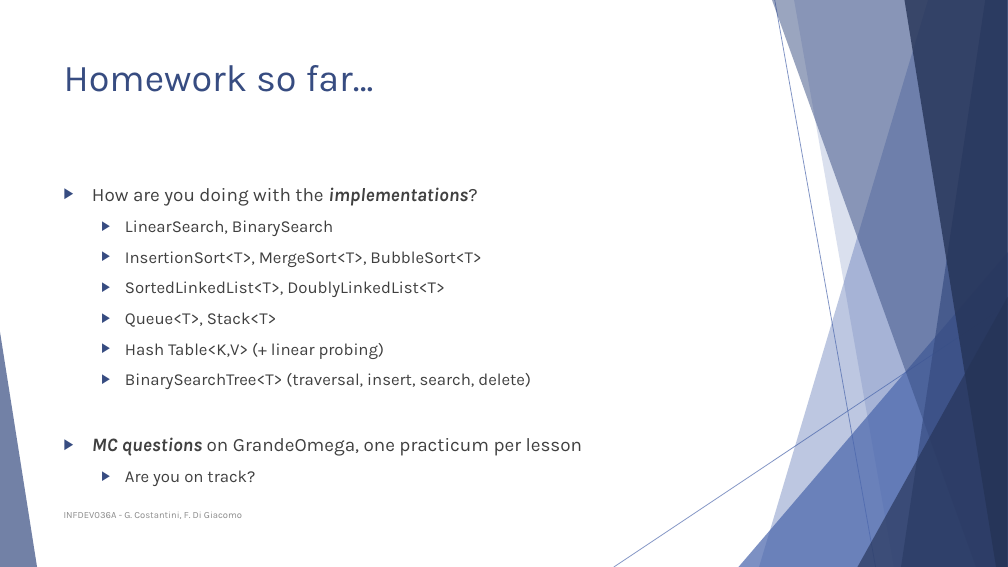
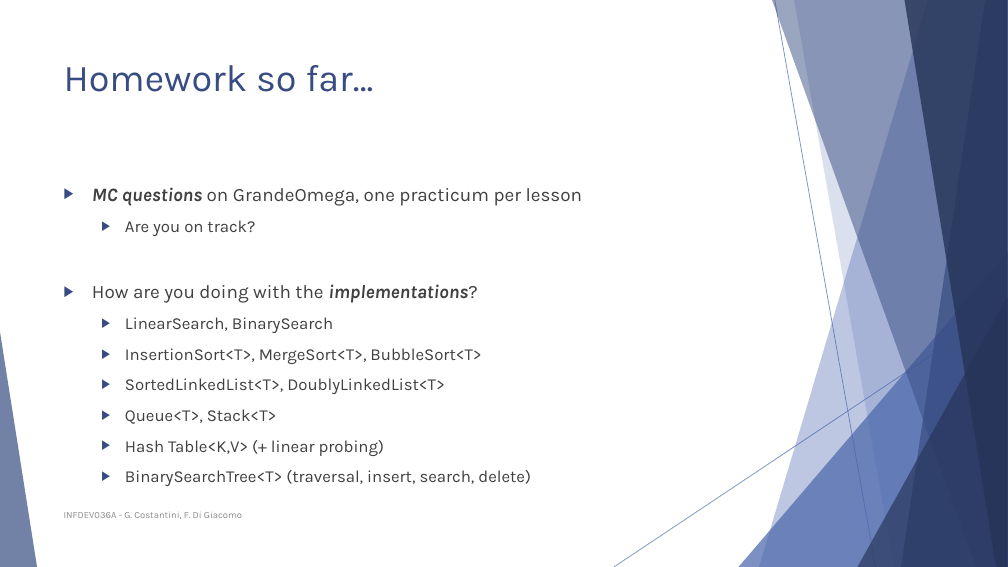
Before and after one commit to FurkanAndac/Development-6A, a slide deck: slide 2 of Lesson slides/Unit 5 - Graphs.pptx. Drawn at 1008x567 pixels with LibreOffice and Linux fonts; fonts in the diff are those of the drawing. Boxes give left, top, right and bottom in pixels: in the first picture for what was removed or moved away, otherwise in the second. Text is boxed around its words. In the diff, an @@ line names an element or a change of style, - is before the commit and + after.

Commit message:
updated slides

```diff
--- a/Lesson slides/Unit 5 - Graphs.pptx
+++ b/Lesson slides/Unit 5 - Graphs.pptx
@@ text at (92,187,583,236): paragraphs added @@
+▶ MC questions on GrandeOmega, one practicum per lesson
+  ▶ Are you on track?
@@ text at (92,437,583,486): paragraphs removed @@
-▶ MC questions on GrandeOmega, one practicum per lesson
-  ▶ Are you on track?
```
Also in this commit, not shown: 6 other slides changed, 1 slide added, 1 other file.
